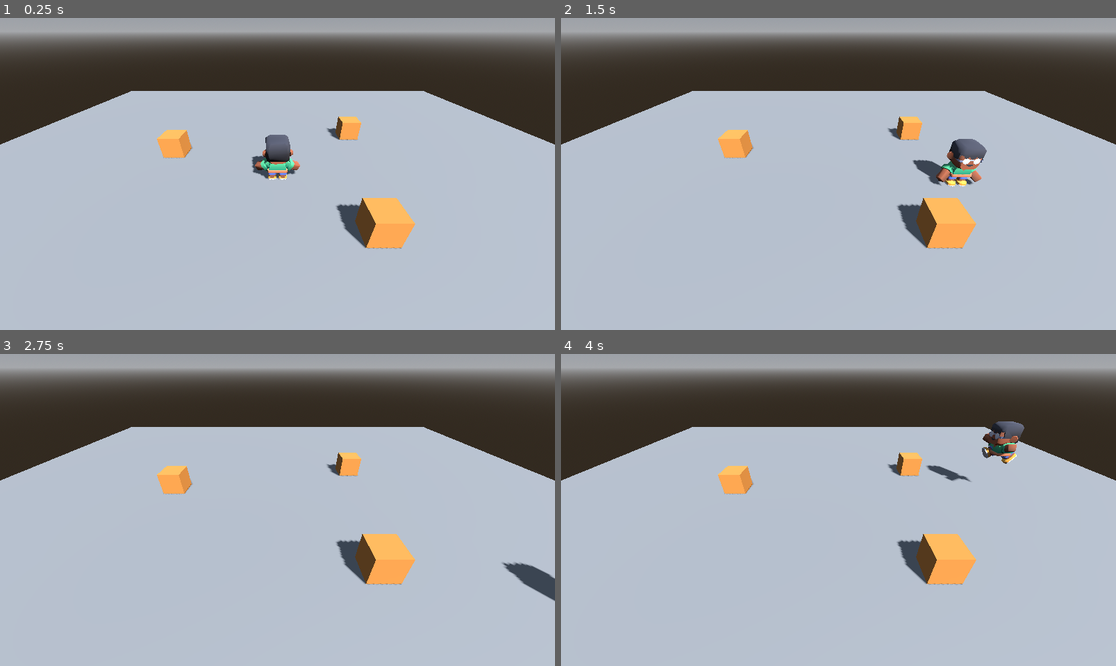
Above: before the commit, frames 1-4 (two rows, left to right).
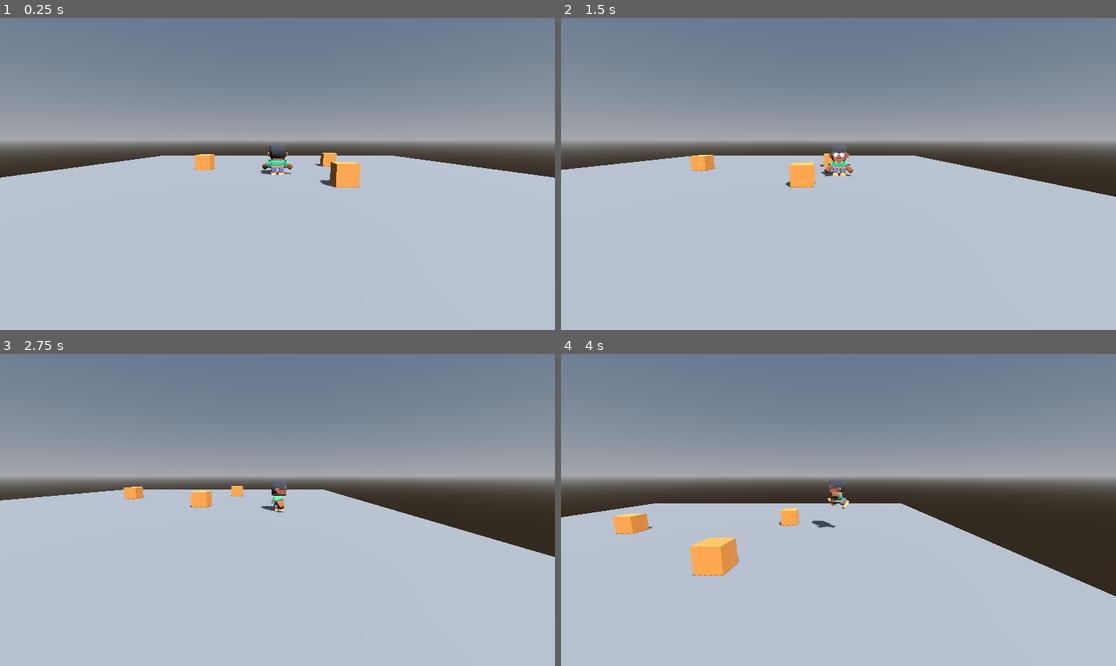
Above: after the commit, the same moments.

Repository: julian402/luz-agonizante
Game: Godot game, scene res://main.tscn
The game is run twice, just before and just after one commit, with the same random seed, the same clock (stepped at 60 frames per second) and the same inputs.
Inputs (mouse positions are in pixels of both pictures, inside the frame that each line leads up to):
- Up to frame 1 (0.25 s): no input
- Up to frame 2 (1.5 s): tap Enter at 0.5 s; move the mouse to (960, 158) at 0.52 s; hold D (move_right) 0.53-1.28 s; tap J (chispazo) at 0.6 s; tap Space (saltar) at 0.77 s; move the mouse to (727, 189) at 1.27 s; hold S (move_down) from 1.28 s (still down); tap Shift (correr) at 1.35 s
- Up to frame 3 (2.75 s): tap Space (saltar) at 1.52 s; move the mouse to (333, 441) at 2.02 s; release S (move_down) at 2.03 s; hold D (move_right) from 2.03 s (still down); tap J (chispazo) at 2.1 s
- Up to frame 4 (4 s): move the mouse to (810, 572) at 2.77 s; release D (move_right) at 2.78 s; hold W (move_up) 2.78-3.53 s; tap Shift (correr) at 2.85 s; tap Space (saltar) at 3.02, 3.77 s; move the mouse to (1005, 556) at 3.52 s; hold A (move_left) from 3.53 s (still down); tap J (chispazo) at 3.6 s

The runs differ from the first frame. In frame 1, 48% of the frame differs, in the area x 0-100%, y 0-74%; in frame 2, 50%; in frame 3, 51%; in frame 4, 57%, in the area x 0-100%, y 0-78%.

Commit message:
T8 N1 - Tarea A - camara pegada

Diff:
--- /dev/null
+++ b/camara_sigue.gd
@@ -0,0 +1,15 @@
+extends Camera3D
+
+@export var objetivo: Node3D
+@export var distancia = Vector3(0, 2, 12)
+
+
+func _ready():
+	top_level = true
+	# Se orienta UNA vez, mirando al objetivo.
+	look_at_from_position(objetivo.global_position + distancia,
+		objetivo.global_position)
+
+
+func _physics_process(delta):
+	global_position = objetivo.global_position + distancia
--- a/main.tscn
+++ b/main.tscn
@@ -5,6 +5,7 @@
 [ext_resource type="Script" path="res://apuntar.gd" id="3_apuntar"]
 [ext_resource type="Script" path="res://diana.gd" id="4_diana"]
 [ext_resource type="Script" path="res://esquivar.gd" id="5_esquivar"]
+[ext_resource type="Script" path="res://camara_sigue.gd" id="6_camara"]
 
 [sub_resource type="ProceduralSkyMaterial" id="CieloMat"]
 
@@ -84,8 +85,10 @@
 [node name="CollisionShape3D" type="CollisionShape3D" parent="Cajas/Caja3"]
 shape = SubResource("CajaForma")
 
-[node name="Camera3D" type="Camera3D" parent="."]
+[node name="Camera3D" type="Camera3D" parent="." node_paths=PackedStringArray("objetivo")]
 transform = Transform3D(1, 0, 0, 0, 0.819152, 0.573576, 0, -0.573576, 0.819152, 0, 5, 7)
+script = ExtResource("6_camara")
+objetivo = NodePath("../Personaje")
 
 [node name="Personaje" type="CharacterBody3D" parent="." node_paths=PackedStringArray("camara")]
 script = ExtResource("1_pj")
Not shown, added: camara_sigue.gd.uid
